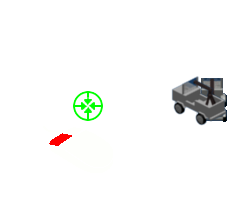
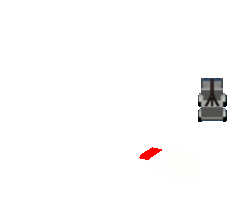
Layers edited between the first and the second w=250, h=200 image:
hid "move1 (500ms) (replace)" over bbox(171, 76, 228, 126)
hid "Frame 10 (700ms) (combine)" (1st of 2) over bbox(49, 133, 72, 146)
hid "Frame 9 (700ms) (combine)" (1st of 2) over bbox(43, 126, 113, 173)
hid "go.ico - Icon #3 (700ms) (combine)" over bbox(73, 91, 104, 121)
hid "Jeep7 (5ms) (replace)" over bbox(195, 76, 228, 125)
showed "Jeep4 (5ms) (replace)" over bbox(195, 76, 228, 125)
showed "Frame 10 (700ms) (combine)" (2nd of 2) over bbox(139, 147, 162, 160)
showed "Frame 9 (700ms) (combine)" (2nd of 2) over bbox(133, 140, 203, 187)
